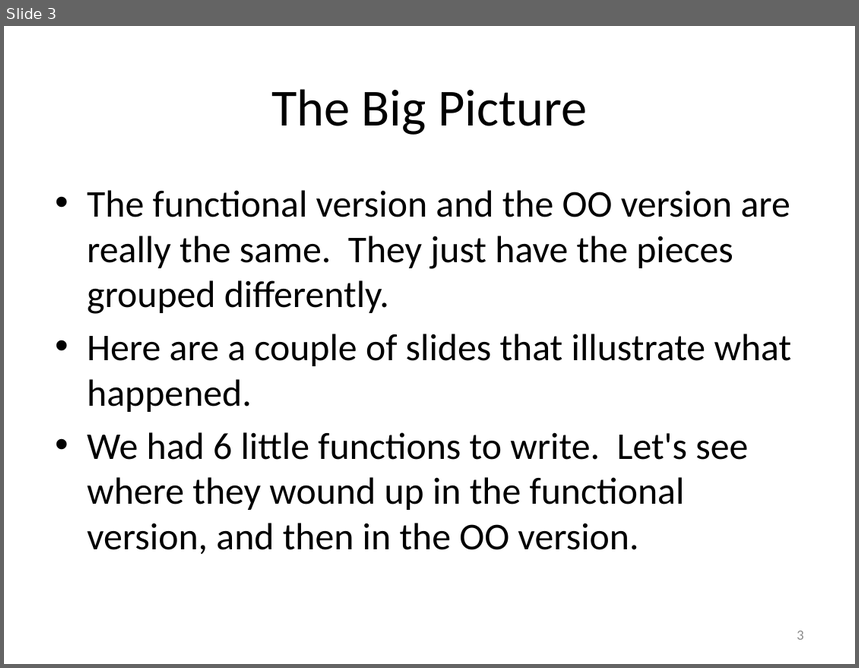
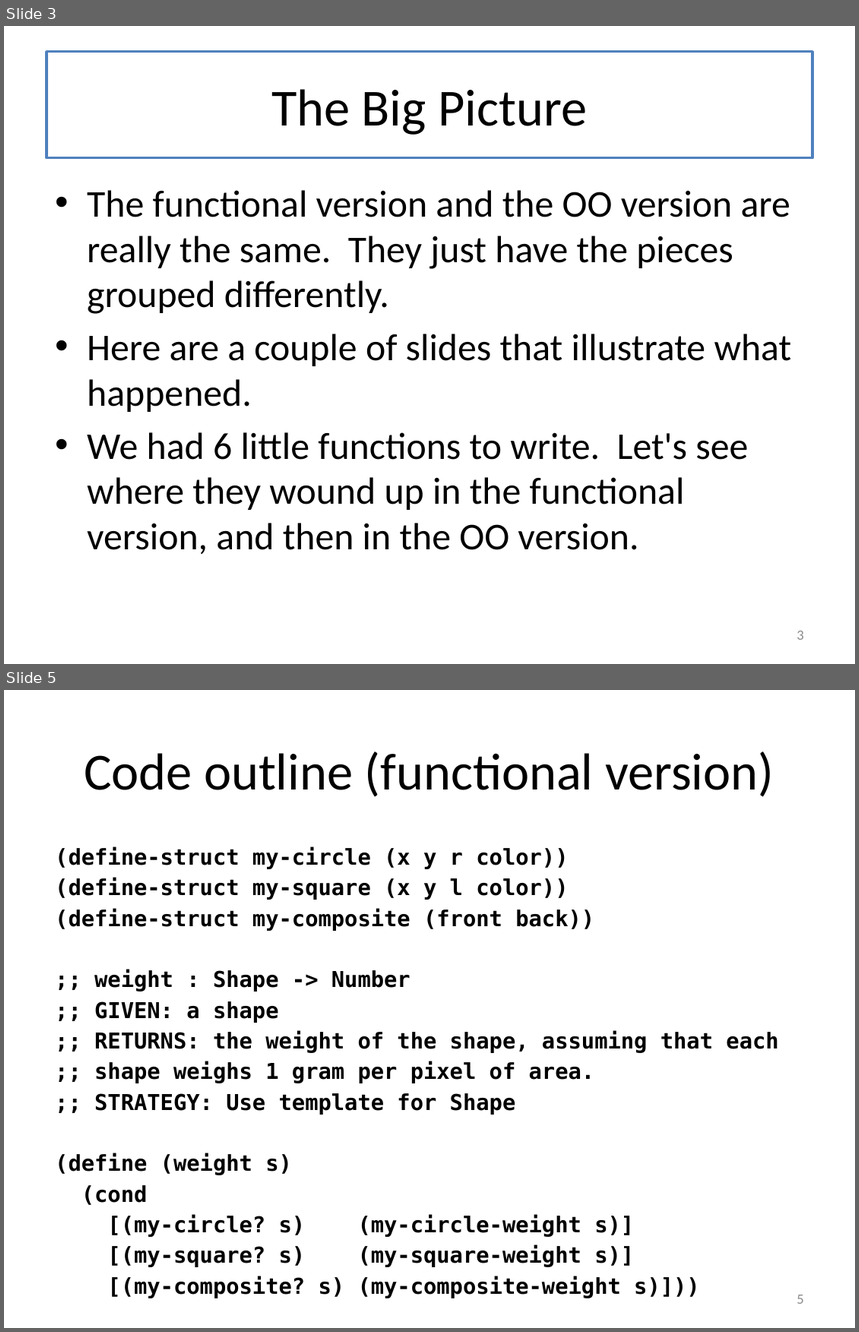
Before and after one commit to mwand/cs5010f16, a slide deck: Slides/Lesson 9.3 Functions vs Classes.pptx. Shown one above the other, each under a label of ours: slide 3 before the commit, slides 3 and 5 after it; the slides between them are not shown. The pictures are 859x668 and 859x1332 pixels, drawn with LibreOffice and Linux fonts; fonts in the diff are those of the drawing. Boxes give left, top, right and bottom in pixels: in the first picture for what was removed or moved away, otherwise in the second. Text is boxed around its words. In the diff, an @@ line names an element or a change of style, - is before the commit and + after.

```diff
--- a/Slides/Lesson 9.3 Functions vs Classes.pptx
+++ b/Slides/Lesson 9.3 Functions vs Classes.pptx
@@ slide 5 added at [4,690,855,1328], background #FFFFFF @@
@@ title added at [47,716,813,822], fill #FFFFFF, outline #4F81BD 2 pt, 44 pt, text #000000 @@
+Code outline (functional version)
@@ text added at [55,847,778,1268], 18.5 pt, text #000000, bold @@
+(define-struct my-circle (x y r color))
+(define-struct my-square (x y l color))
+(define-struct my-composite (front back))
+;; weight : Shape -> Number
+;; GIVEN: a shape
+;; RETURNS: the weight of the shape, assuming that each
+;; shape weighs 1 gram per pixel of area.
+;; STRATEGY: Use template for Shape
+(define (weight s)
+(cond
+[(my-circle? s) (my-circle-weight s)]
+[(my-square? s) (my-square-weight s)]
+[(my-composite? s) (my-composite-weight s)]))
@@ page number added at [797,1295,804,1304], 12 pt, text #8C8C8C @@
+5
@@ slide 3 changed as well @@
@@ title "The Big Picture": place and size @@
-title "The Big Picture" at [272,89,587,135]
+title "The Big Picture" at [47,52,813,158]
@@ title "The Big Picture" at [47,52,813,158]: fill none to #FFFFFF; outline none to #4F81BD 2.25 pt @@
```
Also in this commit, not shown: 11 other slides changed, 5 other slides added, 10 other files.
